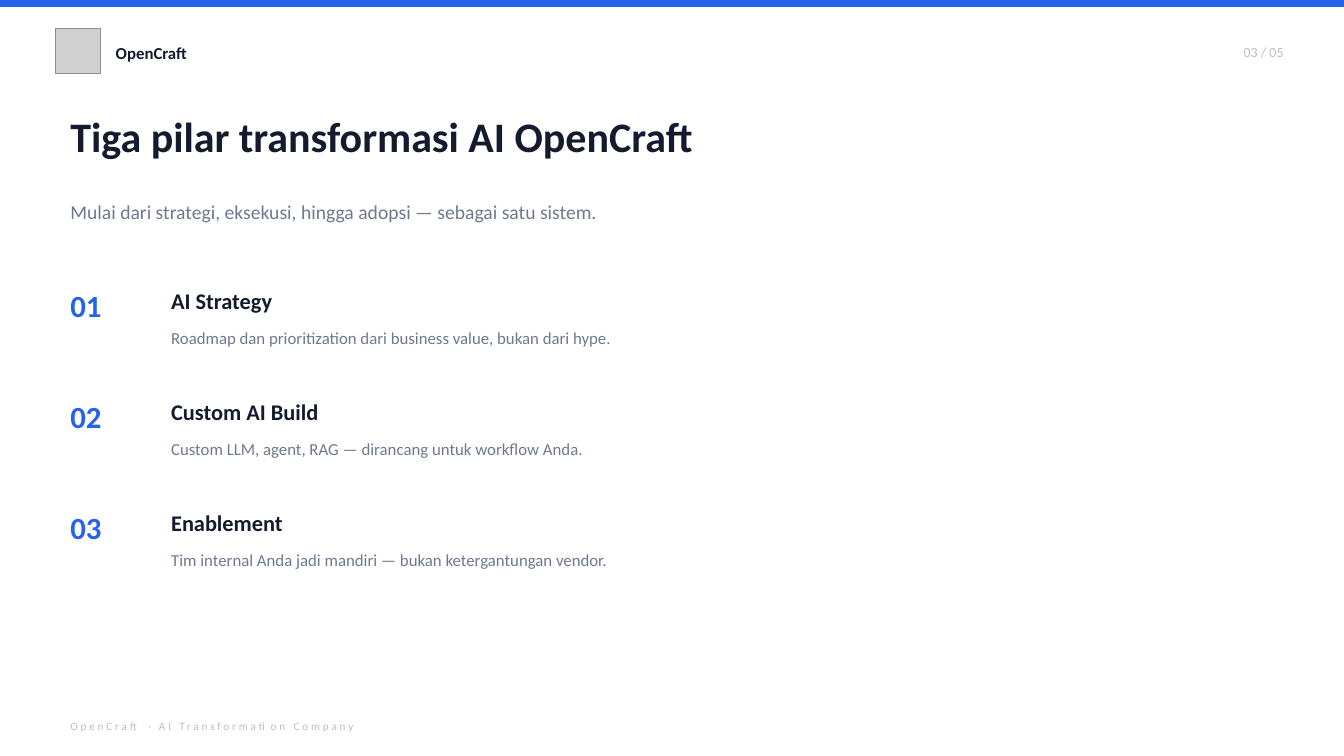
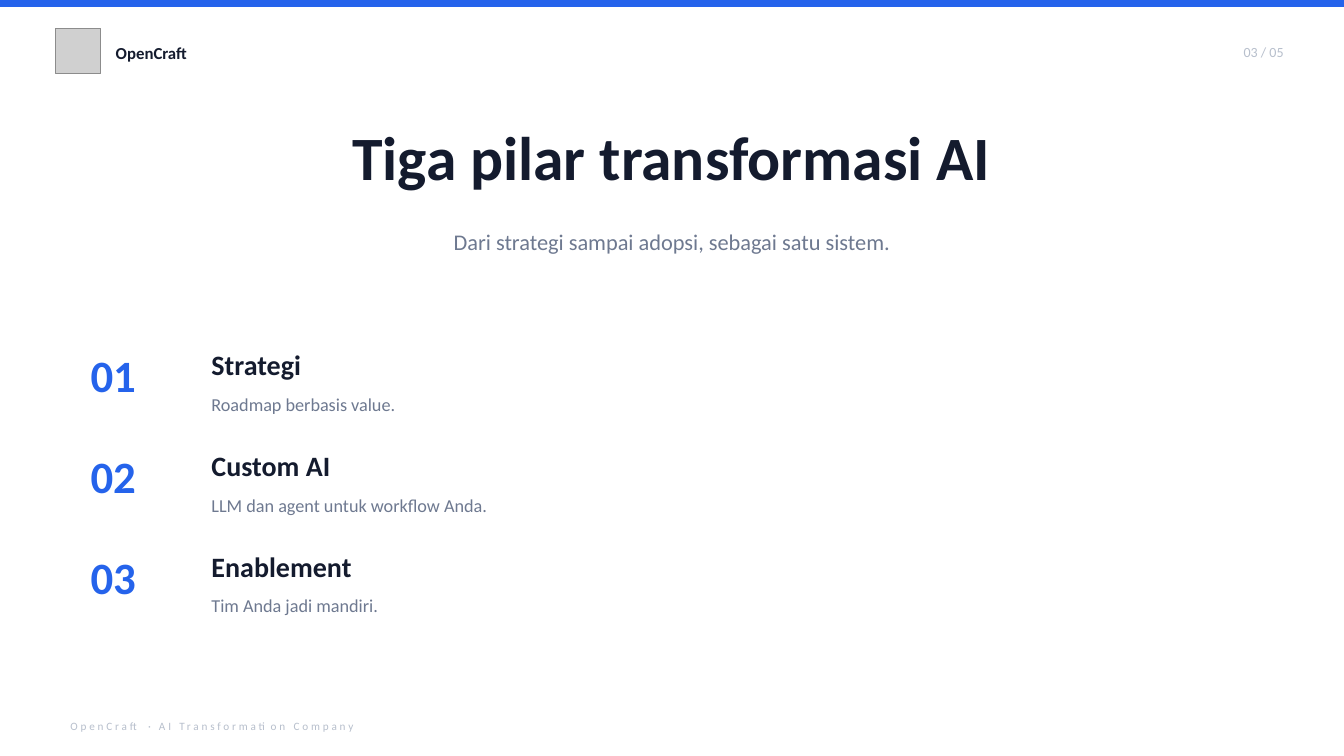
Before and after one commit to opencraftdev/document-agent, a slide deck: slide 3 of documents/deck/sample_draft.pptx. Drawn at 1344x756 pixels with LibreOffice and Linux fonts; fonts in the diff are those of the drawing; grey boxes stand for pictures. Boxes give left, top, right and bottom in pixels: in the first picture for what was removed or moved away, otherwise in the second. Text is boxed around its words. In the diff, an @@ line names an element or a change of style, - is before the commit and + after.

Commit message:
Lock billboard-scale typography across deck workflow
Every deck slide must now emphasize big readable type with minimal text.
Rules apply identically in draft (pptxgenjs) and polished (gpt-image-2) modes.

Word budgets (enforced by the agent when authoring slide JSON):
- headline / title         ≤ 7 words
- subhead / lead / subtitle ≤ 14 words, one line
- pillar.title             1–3 words
- pillar.body              ≤ 10 words
- bullet                   ≤ 8 words, max 4 per slide
- stat.label               ≤ 4 words; stat.caption ≤ 7 words
- phase.title              1–3 words

CLAUDE.md
- New "Typography & content rules" section with the budgets above.
- "One idea per slide" + "show, don't tell" principles documented.

scripts/polish-deck.py
- STYLE_BLOCK adds "TYPOGRAPHY — billboard-scale, minimal text, locked":
  headlines 60–80pt visual weight, NO paragraphs, NO text beyond the
  supplied TEXT TO RENDER strings.
- Every per-kind builder (section / pillars / feature / stats / chart /
  roadmap) now spells out billboard-scale typography in its LAYOUT block
  and enforces the per-field word budgets.

templates/deck.ts (draft typography bumps)
- section: headline 48→64pt, centered
- pillars: title 30→44pt, num 22→32pt, pillar title 16→20pt, centered
- feature: title 32→44pt, lead 16→17pt italic centered, bullets 14→16pt
- stats: title 30→44pt, stat value 30→44pt, label 14→16pt
- chart: title 30→40pt, subtitle 14→16pt centered
- roadmap: title 30→40pt centered

samples/deck_sample.json
- Subhead trimmed to ≤14 words, pillar bodies cut to ≤6 words each,
  subtitle shortened — demonstrates the new minimal-text philosophy.

Re-rendered draft + polished samples reflect the new rules.

```diff
--- a/documents/deck/sample_draft.pptx
+++ b/documents/deck/sample_draft.pptx
@@ text at bbox=[352, 136, 991, 191]: text changed; size 30 to 44 pt @@
-Tiga pilar transformasi AI OpenCraft
+Tiga pilar transformasi AI
@@ text at bbox=[454, 234, 890, 254]: text changed; size 14 to 16 pt @@
-Mulai dari strategi, eksekusi, hingga adopsi — sebagai satu sistem.
+Dari strategi sampai adopsi, sebagai satu sistem.
@@ size 22 to 32 pt in 3 elements at bbox=[91, 564, 136, 595], bbox=[91, 463, 136, 494], bbox=[91, 362, 136, 393] @@
@@ text "01": place and size @@
-text "01" at bbox=[70, 297, 101, 317]
+text "01" at bbox=[91, 362, 136, 393]
@@ text at bbox=[211, 355, 300, 380]: text changed; size 16 to 20 pt @@
-AI Strategy
+Strategi
@@ text at bbox=[211, 398, 395, 414]: text changed; size 12 to 13 pt @@
-Roadmap dan prioritization dari business value, bukan dari hype.
+Roadmap berbasis value.
@@ text "02": place and size @@
-text "02" at bbox=[70, 408, 101, 428]
+text "02" at bbox=[91, 463, 136, 494]
@@ text at bbox=[211, 457, 330, 477]: text changed; size 16 to 20 pt @@
-Custom AI Build
+Custom AI
@@ text at bbox=[211, 499, 487, 515]: text changed; size 12 to 13 pt @@
-Custom LLM, agent, RAG — dirancang untuk workflow Anda.
+LLM dan agent untuk workflow Anda.
@@ text "03": place and size @@
-text "03" at bbox=[70, 519, 101, 540]
+text "03" at bbox=[91, 564, 136, 595]
@@ text "Enablement": place and size @@
-text "Enablement" at bbox=[171, 515, 282, 531]
+text "Enablement" at bbox=[211, 557, 351, 578]
@@ text "Enablement" at bbox=[211, 557, 351, 578]: size 16 to 20 pt @@
@@ text at bbox=[211, 599, 378, 615]: text changed; size 12 to 13 pt @@
-Tim internal Anda jadi mandiri — bukan ketergantungan vendor.
+Tim Anda jadi mandiri.
```
Also in this commit, not shown: 4 other slides changed, 6 other files.
